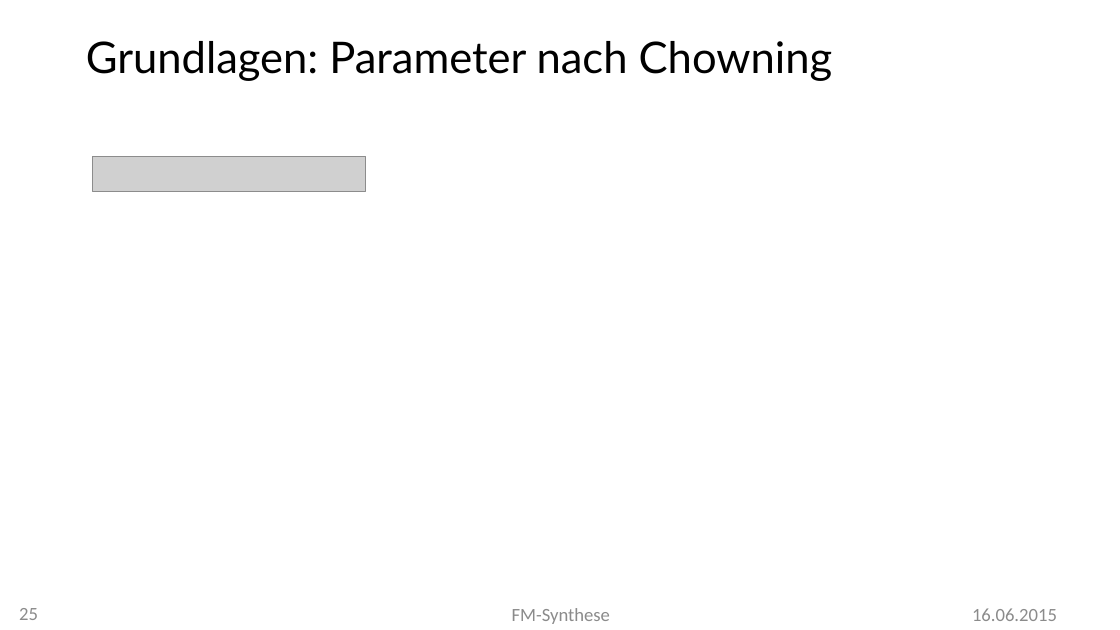
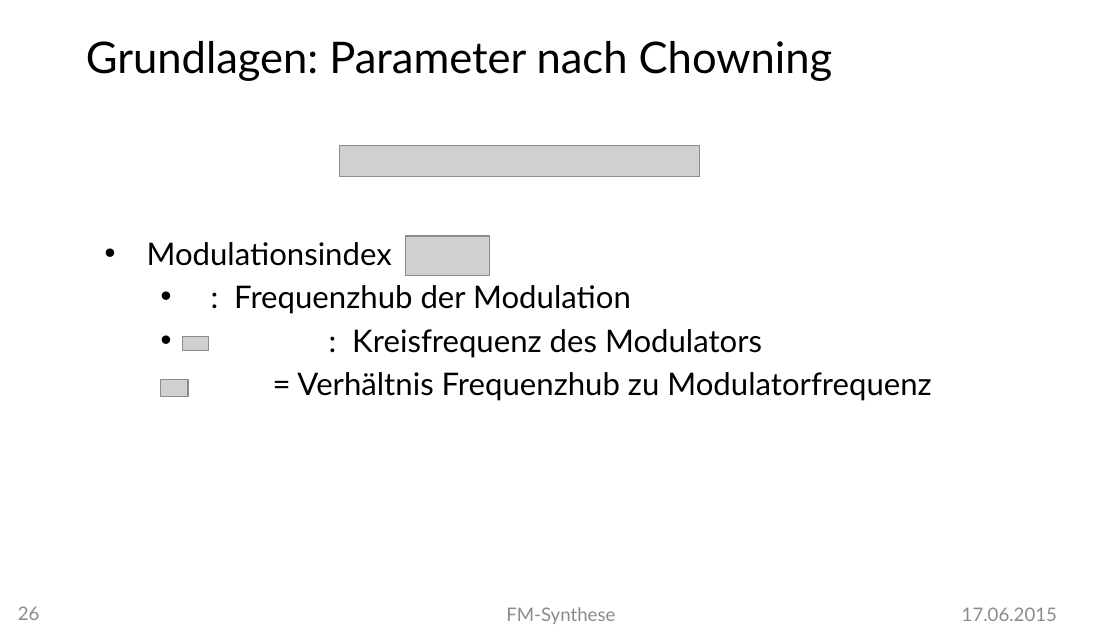
Before and after one commit to MBulli/VSeminar, a slide deck: slide 26 of Praesentation/FMSynthese-Julius.pptx (slide 25 before the commit). Drawn at 1120x630 pixels with LibreOffice and Linux fonts; fonts in the diff are those of the drawing; grey boxes stand for pictures; background and template pictures are left out. Boxes give left, top, right and bottom in pixels: in the first picture for what was removed or moved away, otherwise in the second. Text is boxed around its words. In the diff, an @@ line names an element or a change of style, - is before the commit and + after.

```diff
--- a/Praesentation/FMSynthese-Julius.pptx
+++ b/Praesentation/FMSynthese-Julius.pptx
@@ picture added at box(339, 146, 700, 177) @@
@@ picture removed at box(93, 156, 366, 192) @@
@@ picture added at box(405, 236, 489, 276) @@
@@ text added at box(147, 242, 931, 401), 20 pt, text #000000 @@
+• Modulationsindex
+  • : Frequenzhub der Modulation
+  • : Kreisfrequenz des Modulators
+  = Verhältnis Frequenzhub zu Modulatorfrequenz
@@ picture added at box(183, 336, 208, 351) @@
@@ picture added at box(160, 380, 188, 396) @@
@@ text "FM-Synthese" at box(506, 607, 615, 624): font Calibri to Lato @@
@@ page number at box(18, 606, 40, 620): text changed; font Calibri to Lato @@
-25
+26
@@ text at box(962, 607, 1057, 621): text changed; font Calibri to Lato @@
-16.06.2015
+17.06.2015
```
Also in this commit, not shown: 25 other slides changed, 1 slide added.
